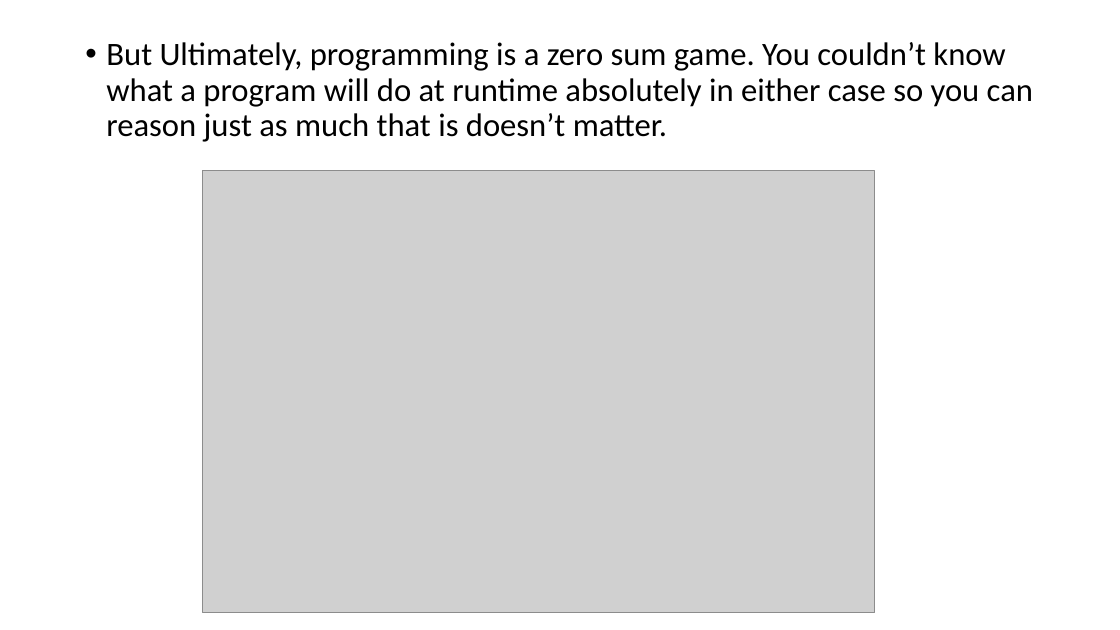
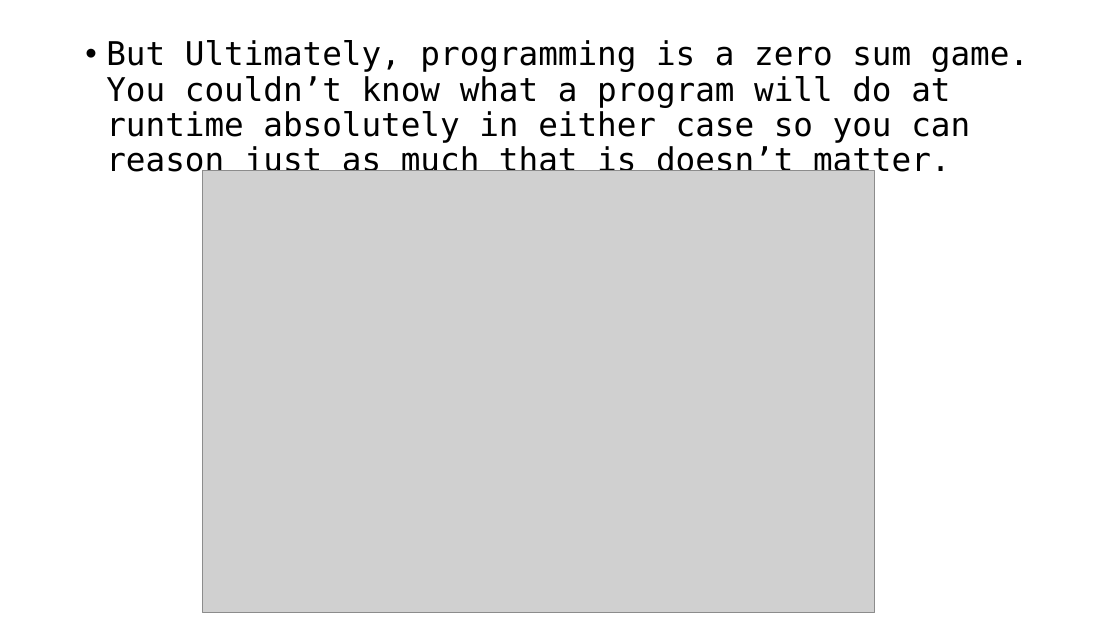
Before and after one commit to seanwestfall/algorithm_w_presentation, a slide deck: slide 9 of Presentation1.pptx. Drawn at 1120x630 pixels with LibreOffice and Linux fonts; fonts in the diff are those of the drawing; grey boxes stand for pictures. Boxes give left, top, right and bottom in pixels: in the first picture for what was removed or moved away, otherwise in the second. Text is boxed around its words. In the diff, an @@ line names an element or a change of style, - is before the commit and + after.

```diff
--- a/Presentation1.pptx
+++ b/Presentation1.pptx
@@ text "But Ultimately, programming is a ..." at (x1=106, y1=40, x2=1029, y2=179): font Calibri to DejaVu Sans Mono @@
```
Also in this commit, not shown: 5 other slides changed.
